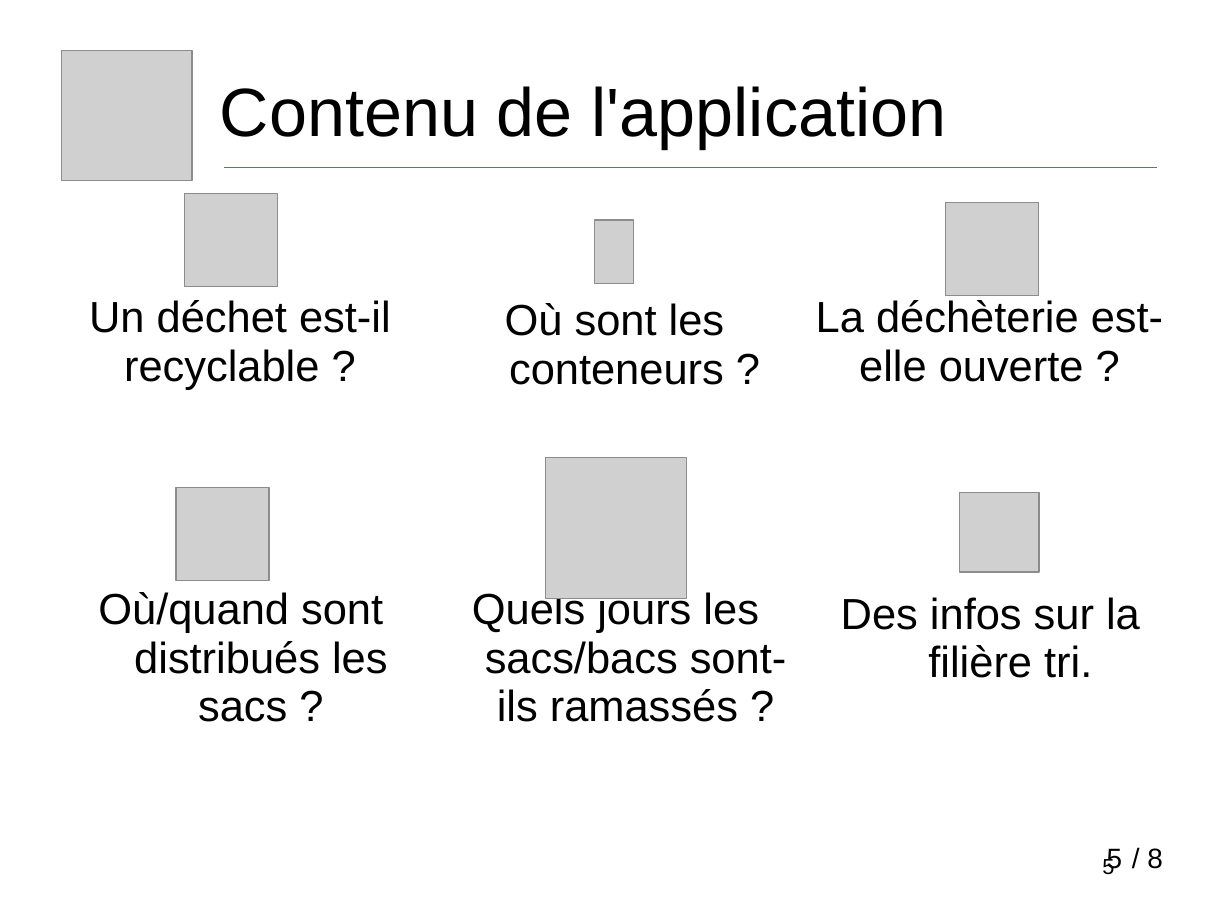
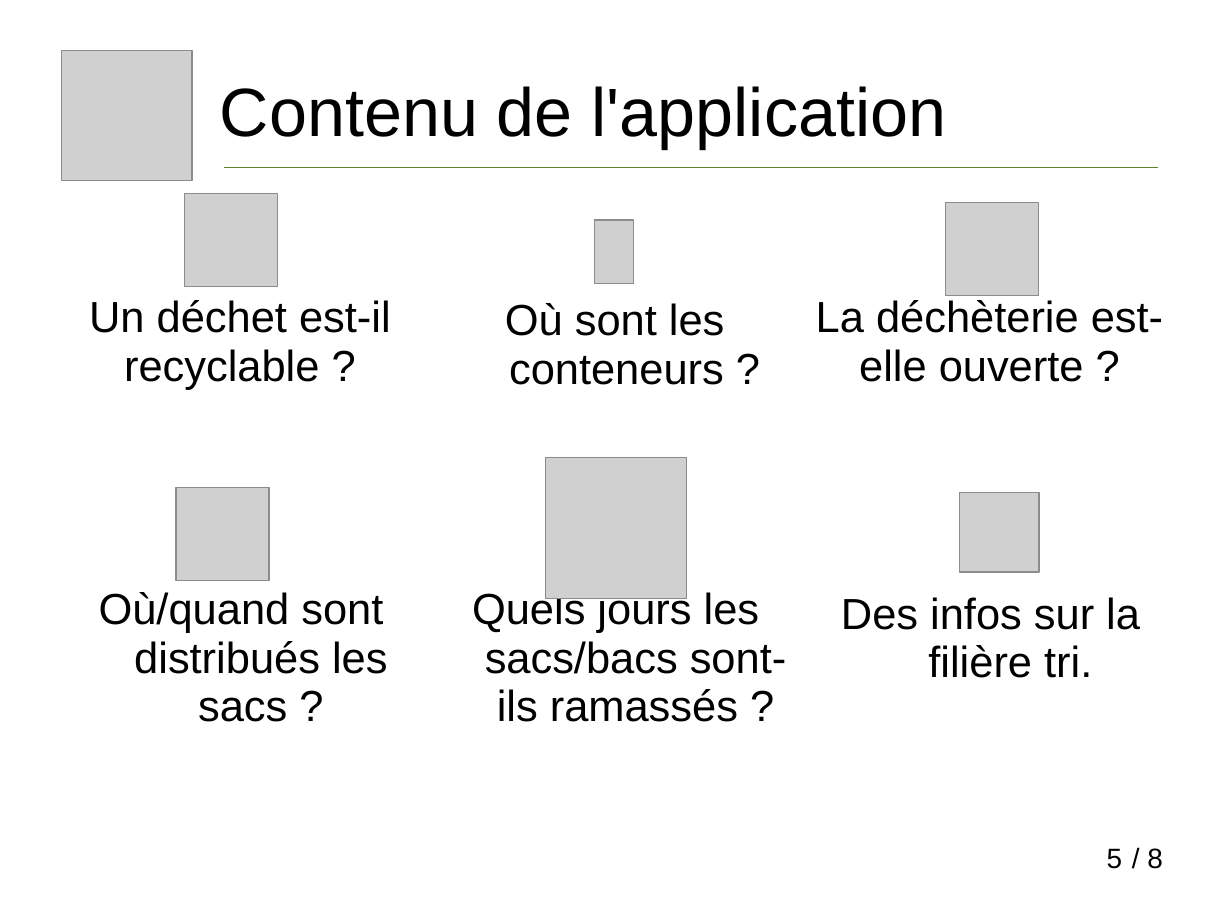
Before and after one commit to vivreanantes/VivreANantes_Complements, a slide deck: slide 5 of doc/Presentation_Mieux_Trier_A_Nantes.ppt. Drawn at 1232x924 pixels with LibreOffice and Linux fonts; fonts in the diff are those of the drawing; grey boxes stand for pictures. Boxes give left, top, right and bottom in pixels: in the first picture for what was removed or moved away, otherwise in the second. Text is boxed around its words. In the diff, an @@ line names an element or a change of style, - is before the commit and + after.

```diff
--- a/doc/Presentation_Mieux_Trier_A_Nantes.ppt
+++ b/doc/Presentation_Mieux_Trier_A_Nantes.ppt
@@ page number rewrapped from (1102, 857, 1114, 875) to (1107, 848, 1123, 869) @@
@@ page number removed at (1107, 848, 1123, 873) @@
-5
```
Also in this commit, not shown: 7 other slides changed, 9 other files.
